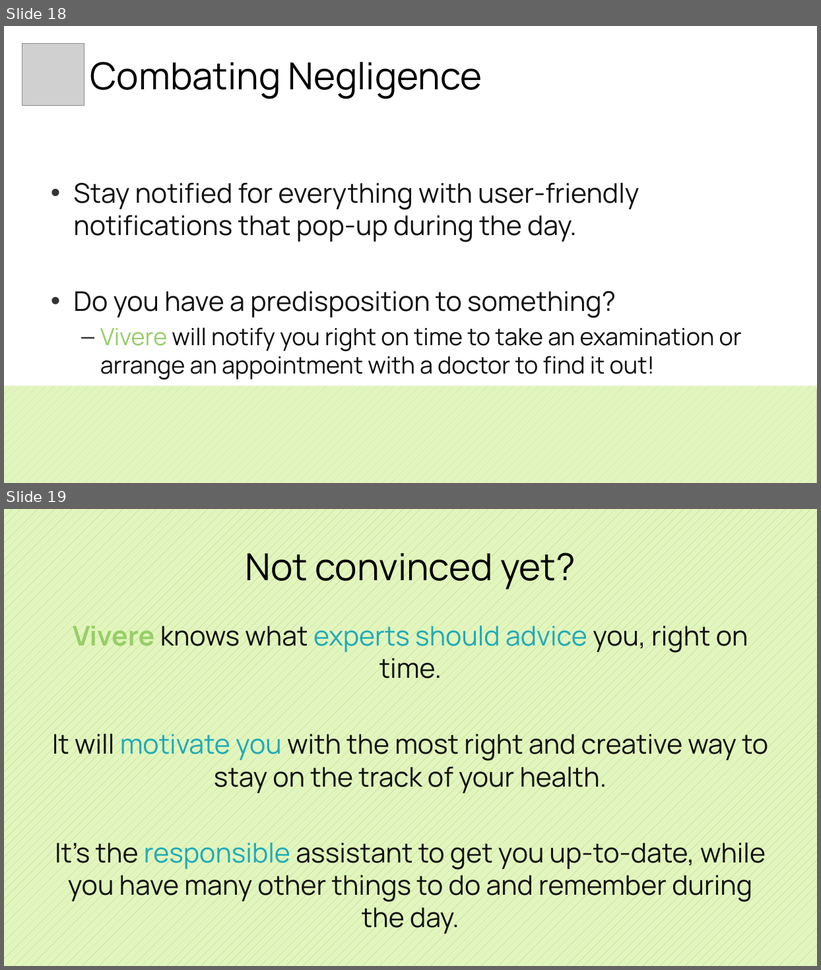
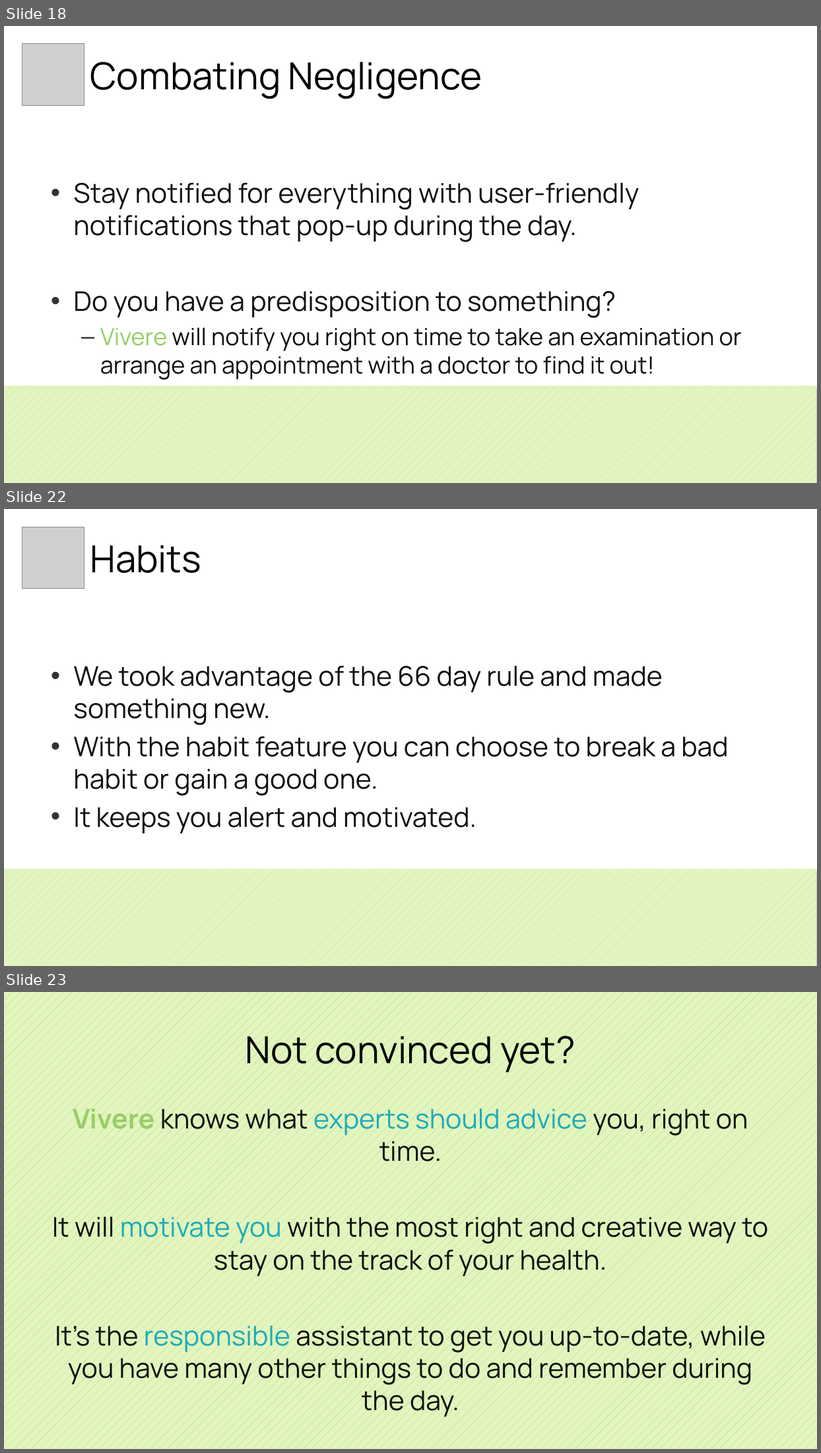
Before and after one commit to gdemos01/Vivere, a slide deck: doc/Pitch/Vivere.pptx. Shown one above the other, each under a label of ours: slides 18 and 19 before the commit, slides 18, 22 and 23 after it; the slides between them are not shown. The pictures are 821x970 and 821x1453 pixels, drawn with LibreOffice and Linux fonts; fonts in the diff are those of the drawing; grey boxes stand for pictures. Boxes give left, top, right and bottom in pixels: in the first picture for what was removed or moved away, otherwise in the second. Text is boxed around its words. In the diff, an @@ line names an element or a change of style, - is before the commit and + after.

```diff
--- a/doc/Pitch/Vivere.pptx
+++ b/doc/Pitch/Vivere.pptx
@@ slide 22 added at (4, 509, 817, 966), background #FFFFFF @@
@@ picture added at (22, 527, 84, 588) @@
@@ title added at (90, 545, 201, 573), 44 pt, text #000000 @@
+Habits
@@ text added at (73, 665, 728, 834), 32 pt, text #111111 @@
+• We took advantage of the 66 day rule and made something new.
+• With the habit feature you can choose to break a bad habit or gain a good one.
+• It keeps you alert and motivated.
@@ rectangle added at (4, 869, 816, 966), fill pattern #BADEB2 on #E3F5BE @@
@@ what was slide 19 is now slide 23 @@
```
Also in this commit, not shown: 3 other slides added, 6 other files.
